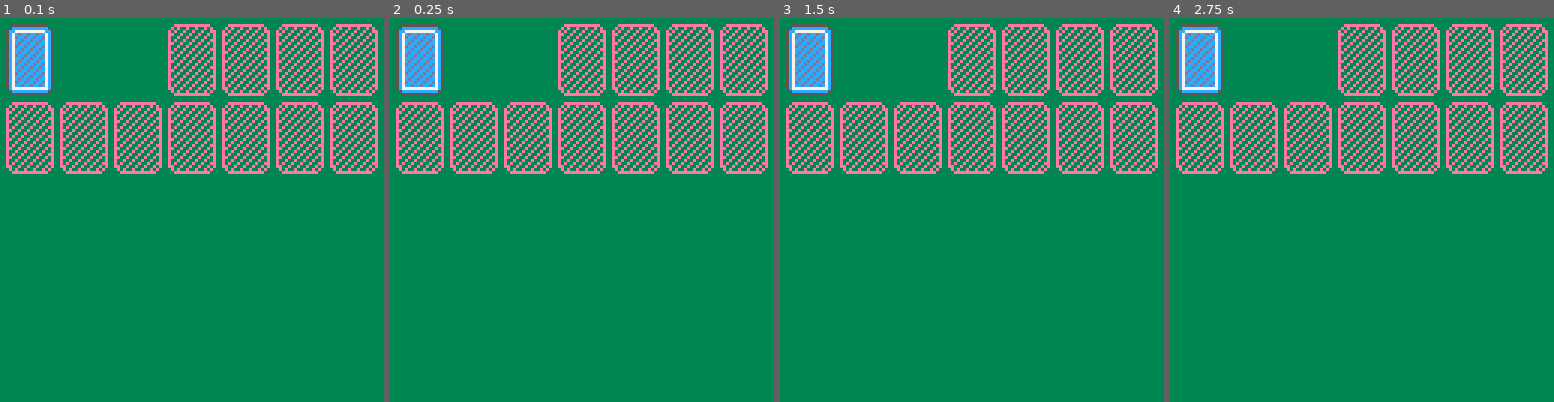
Above: before the commit, frames 1-4 (left to right).
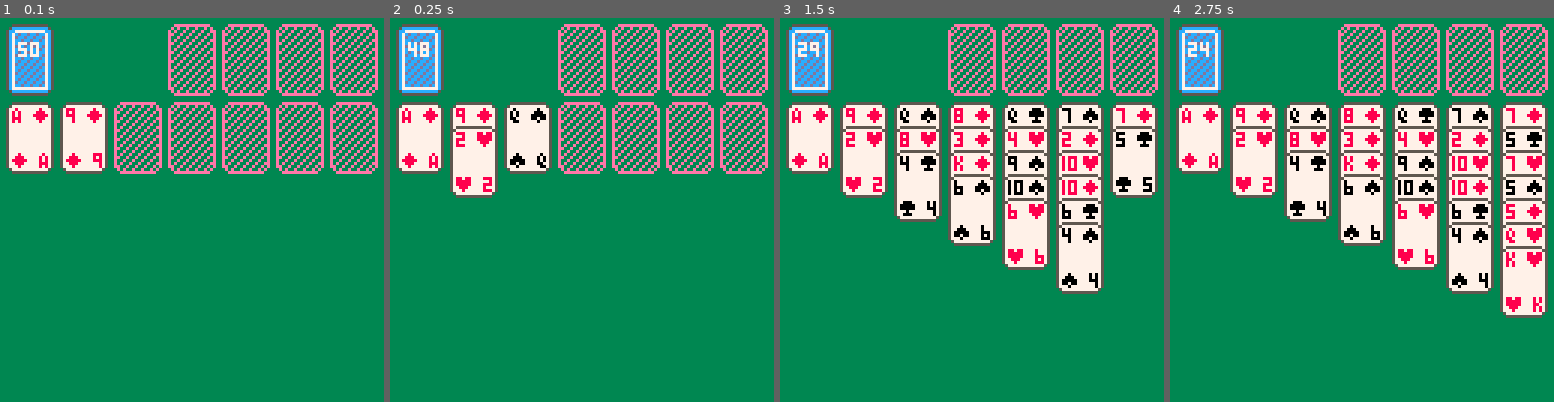
Above: after the commit, the same moments.

Repository: marcus-grant/pico8-kabafuda
Game: PICO-8 cartridge kabafuda.p8
The game is run twice, just before and just after one commit, with the same random seed, the same clock (stepped at 60 frames per second) and the same inputs.
Inputs:
- Up to frame 1 (0.1 s): no input
- Up to frame 2 (0.25 s): no input
- Up to frame 3 (1.5 s): no input
- Up to frame 4 (2.75 s): no input

The runs differ from the first frame. In frame 1, 4.7% of the frame differs, in the area x 1-29%, y 6-41%; in frame 2, 7.7%; in frame 3, 29%; in frame 4, 32%, in the area x 1-99%, y 6-79%.

Commit message:
Ft: Card dealing animation system
- Implement timer-based dealing from stock to tableaux
- Fix tableau positioning with TABLU_Y constant (28px)
- Correct bit shift operator precedence in card layout
- Remove debug output, keep white stock count for players
- Deal 1-7 cards per tableau in proper Klondike pattern

Diff:
--- a/kabafuda.p8
+++ b/kabafuda.p8
@@ -9,7 +9,17 @@
 R7,R8,R9,R10 = 7,8,9,10
 RJ,RQ,RK,RA = 11,12,13,14
 
+-- layout constants
+TABLU_Y = 28  -- y offset for tableau cards
+
 stacks = {}
+deal_state = {
+ active = false,
+ tablu_idx = 1,   -- current tableau (1-based)
+ card_idx = 0,    -- current card in tableau
+ timer = 0,       -- animation timer
+ delay = 2        -- frames between deals (doubled speed)
+}
 
 function spr_card(rank,suit,x,y)
  --draws 16x24 card sprite
@@ -22,7 +32,7 @@
  local sbase = blk and 32 or 0
  if suit>1 then sbase+=1 end
 
- -- 2x3 sprite layout:
+ -- 2x3 sp/rite layout:
  -- [r][s] top
  -- [15][31] mid
  -- [s][r] bot
@@ -70,7 +80,7 @@
  --populate stock w/ all cards
  for s=HRT,CLB do
   for r=R2,RA do
-   add(stacks.stock, {s=s, r=r})
+   add(stacks.stock, {r=r, s=s})
   end
  end
 end
@@ -141,7 +151,7 @@
  local marg = 2 --margin to scr
  local pad = 2 --between marks
  local posx = marg
- local posy = 28 --y for all marks
+ local posy = TABLU_Y --y for all marks
  posx += (n * (pad + 16))
  sspr(16,32,16,24,posx,posy)
 end
@@ -156,7 +166,51 @@
  end
 end
 
-function shuffle_st(st)
+function deal_cards()
+ --start dealing animation
+ deal_state.active = true
+ deal_state.tablu_idx = 1
+ deal_state.card_idx = 0
+ deal_state.timer = 0
+end
+
+function update_deal()
+ if not deal_state.active then
+  return
+ end
+
+ deal_state.timer += 1
+ if deal_state.timer < deal_state.delay then
+  return
+ end
+
+ -- time to deal next card
+ deal_state.timer = 0
+
+ -- deal card to current tableau
+ local card = stacks.stock[#stacks.stock]
+ local ti = deal_state.tablu_idx
+ del(stacks.stock, card)
+ add(stacks.tablu[ti], card)
+
+ -- move to next card in tableau
+ deal_state.card_idx += 1
+
+ -- check if tableau is full
+ local target_count = ti
+ if deal_state.card_idx >= target_count then
+  -- move to next tableau
+  deal_state.tablu_idx += 1
+  deal_state.card_idx = 0
+
+  -- check if all tableaux dealt
+  if deal_state.tablu_idx > 7 then
+   deal_state.active = false
+  end
+ end
+end
+
+function shuffle_stack(st)
  if st == nil then
   st = stacks.stock
  end
@@ -181,18 +235,39 @@
  cls(3)         -- clear d.grn
  -- setup play board
  init_st()
- spr_stack() --debug
- shuffle_st()
- spr_stack(stacks.stock) --debg
- print("num cards: "..#stacks.stock)
- cls(3)
+ shuffle_stack()
+
+ -- start dealing animation
+ deal_cards()
+
  spr_init_board()
 end
 
 function _update()
+ update_deal()
 end
 
 function _draw()
+ cls(3) -- clear to dark green
+ spr_init_board() -- redraw board each frame
+
+ -- draw dealt cards in tableaux
+ for i=1,7 do
+  local tablu = stacks.tablu[i]
+  if #tablu > 0 then
+   for j=1,#tablu do
+    local card = tablu[j]
+    local x = 2 + (i-1) * 18
+    local y = TABLU_Y + ((j-1) << 3)
+    spr_card(card.r, card.s, x, y)
+   end
+  end
+ end
+
+ -- show stock count
+ if #stacks.stock > 0 then
+  print(#stacks.stock, 6, 8, 7)
+ end
 end
 __gfx__
 55555533555555333355555533555555335555553355555533555555335555553355555533555555335555553355555533555555335555553355555557777777
